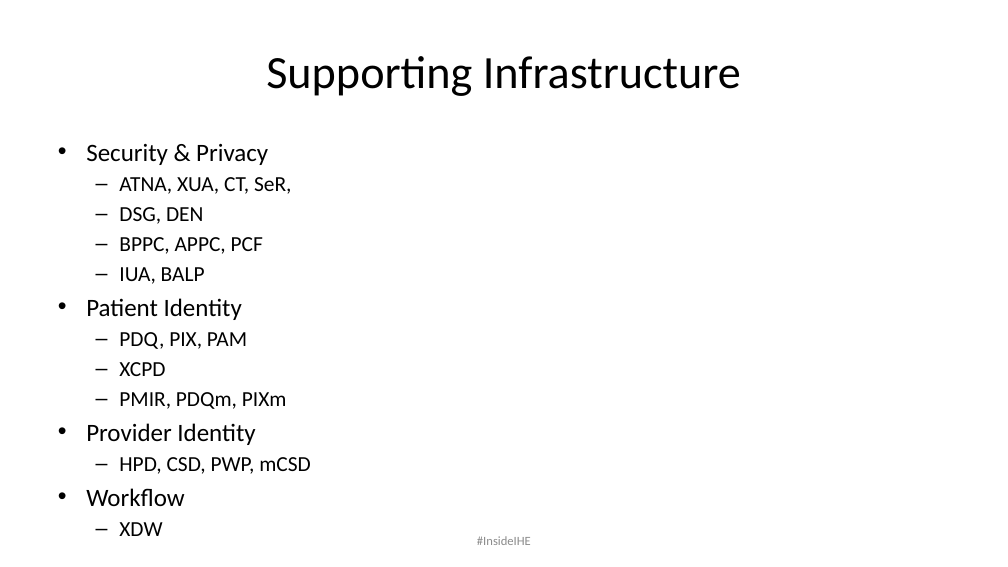
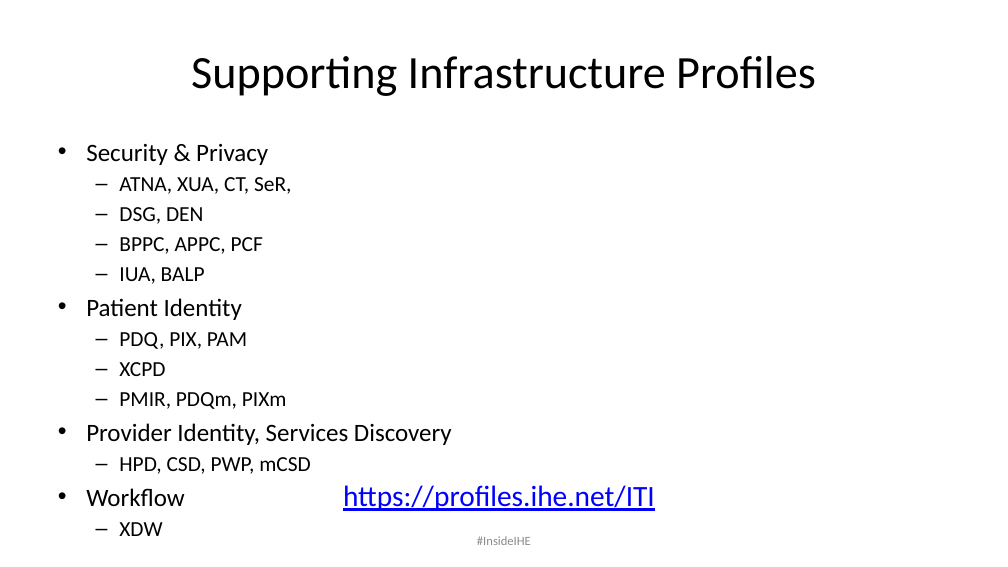
Before and after one commit to IHE/IT-Infrastructure, a slide deck: slide 14 of Presentations/IHE_ITI_sIPS.pptx (slide 12 before the commit). Drawn at 1008x567 pixels with LibreOffice and Linux fonts; fonts in the diff are those of the drawing; background and template pictures are left out. Boxes give left, top, right and bottom in pixels: in the first picture for what was removed or moved away, otherwise in the second. Text is boxed around its words. In the diff, an @@ line names an element or a change of style, - is before the commit and + after.

```diff
--- a/Presentations/IHE_ITI_sIPS.pptx
+++ b/Presentations/IHE_ITI_sIPS.pptx
@@ title at [191,56,816,96]: text changed @@
-Supporting Infrastructure
+Supporting Infrastructure Profiles
@@ text at [86,423,452,445]: text changed @@
-• Provider Identity
+• Provider Identity, Services Discovery
@@ text added at [343,485,655,511], 28 pt, text #0000FF, underline @@
+https://profiles.ihe.net/ITI
```
Also in this commit, not shown: 12 other slides changed, 8 slides added, 1 other file.
